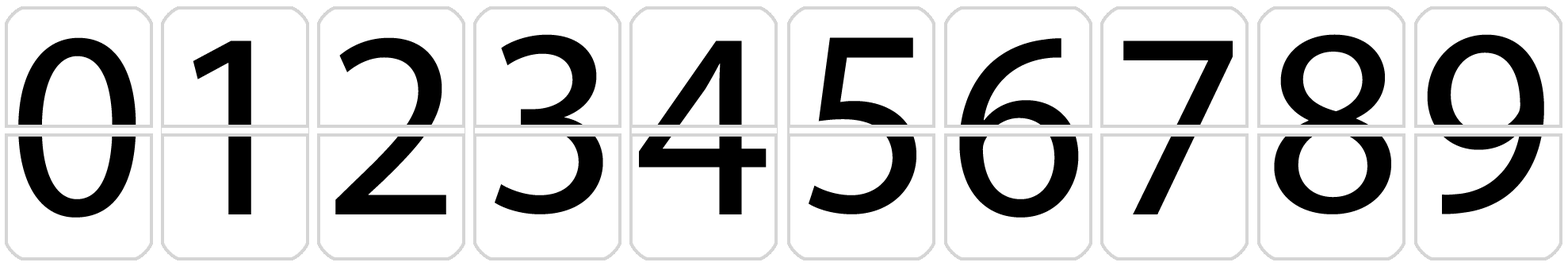
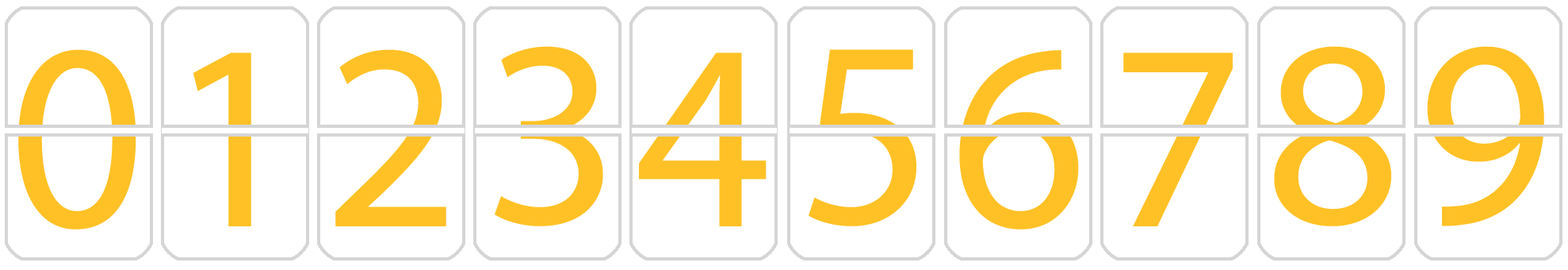
The second w=1568, h=270 image is a revision of the first. Changes to its layers:
painted on "9 Kopie" over [18, 34, 1545, 230]
